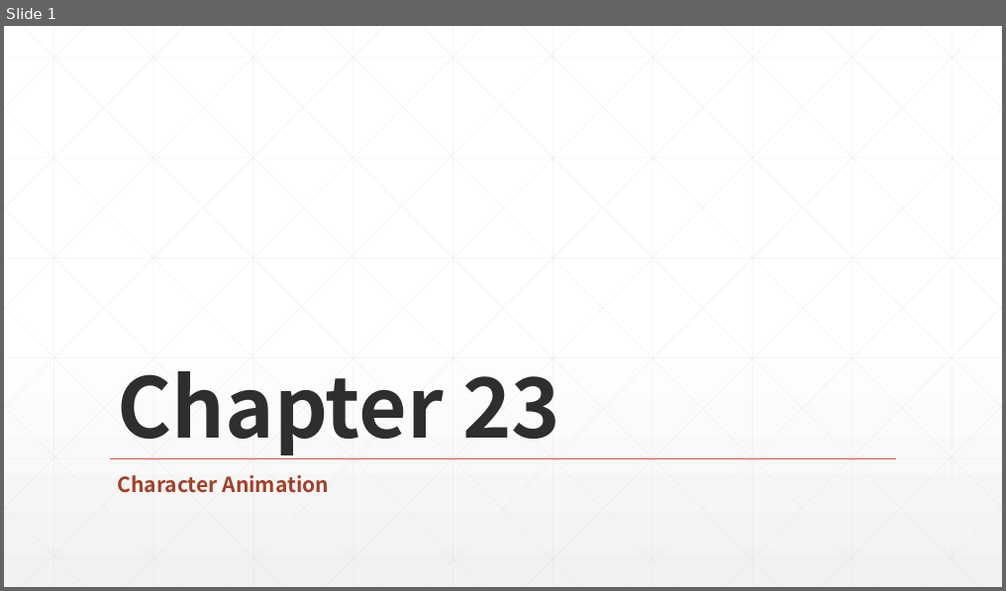
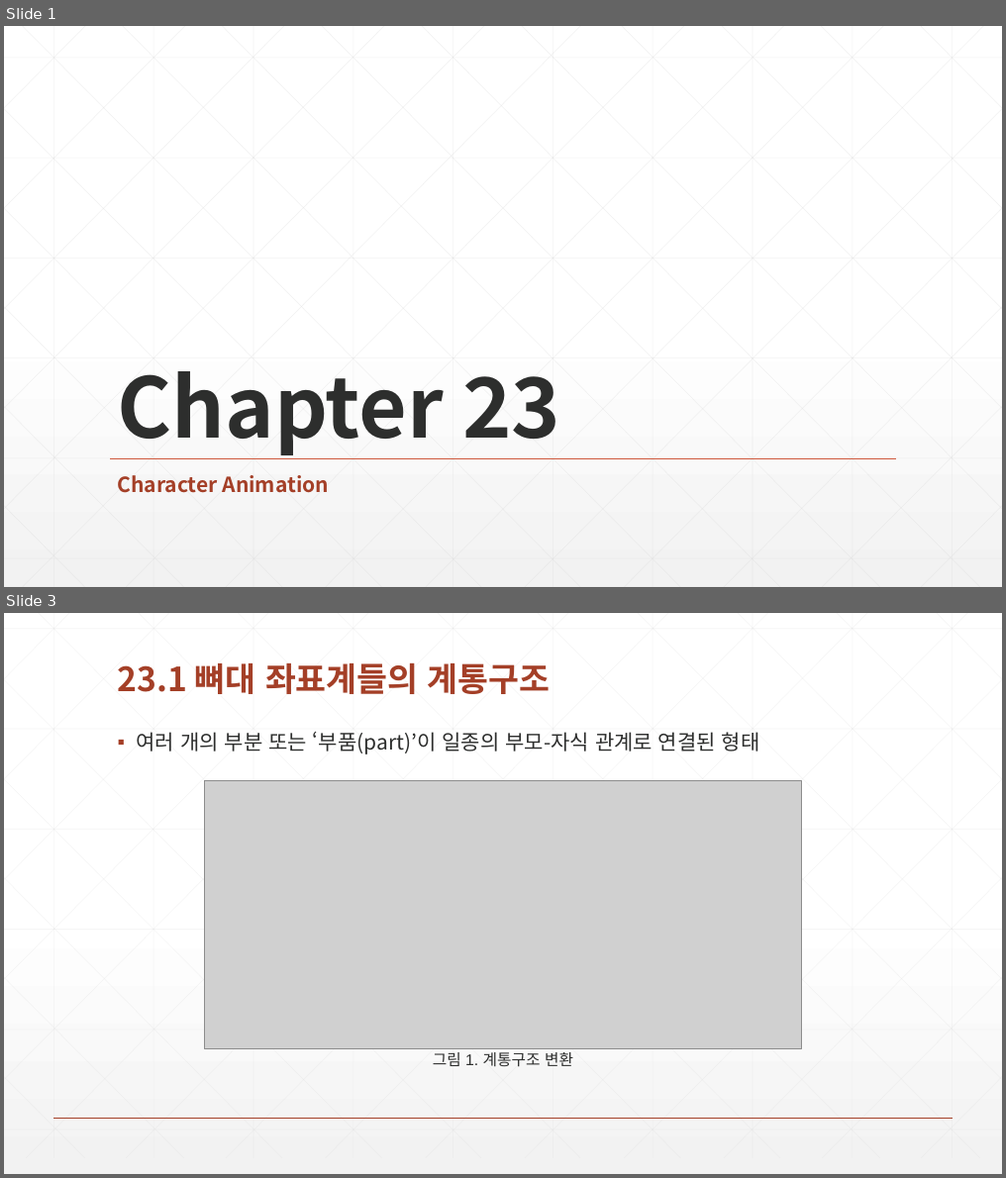
Before and after one commit to earthboom/CodingStudy, a slide deck: Common/Chapter 23 Character Animation.pptx. Shown one above the other, each under a label of ours: slide 1 before the commit, slides 1 and 3 after it; the slides between them are not shown. The pictures are 1006x591 and 1006x1178 pixels, drawn with LibreOffice and Linux fonts; fonts in the diff are those of the drawing; grey boxes stand for pictures. Boxes give left, top, right and bottom in pixels: in the first picture for what was removed or moved away, otherwise in the second. Text is boxed around its words. In the diff, an @@ line names an element or a change of style, - is before the commit and + after.

```diff
--- a/Common/Chapter 23 Character Animation.pptx
+++ b/Common/Chapter 23 Character Animation.pptx
@@ slide 3 added at bbox=[4, 613, 1002, 1174], background gradient #FFFFFF to #F2F2F2 @@
@@ title added at bbox=[118, 663, 550, 694], 32 pt, text #A43F27, bold @@
+23.1 뼈대 좌표계들의 계통구조
@@ text added at bbox=[137, 732, 760, 755], 20 pt, text #2D2E2D @@
+▪ 여러 개의 부분 또는 ‘부품(part)’이 일종의 부모-자식 관계로 연결된 형태
@@ picture added at bbox=[205, 780, 802, 1050] @@
@@ text added at bbox=[433, 1053, 573, 1067], 15 pt, text #2D2E2D @@
+그림 1. 계통구조 변환
@@ group added at bbox=[4, 613, 1002, 1158]: 46 lines @@
@@ line added from (54, 1118) to (952, 1118), #A43F27 1 pt @@
```
Also in this commit, not shown: 9 other slides added, 7 slides removed.
